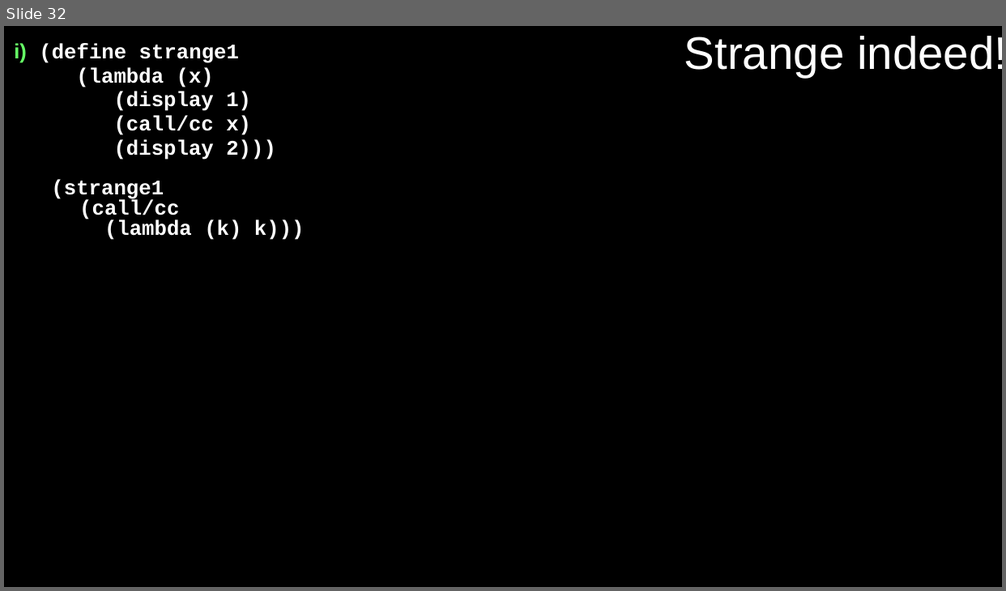
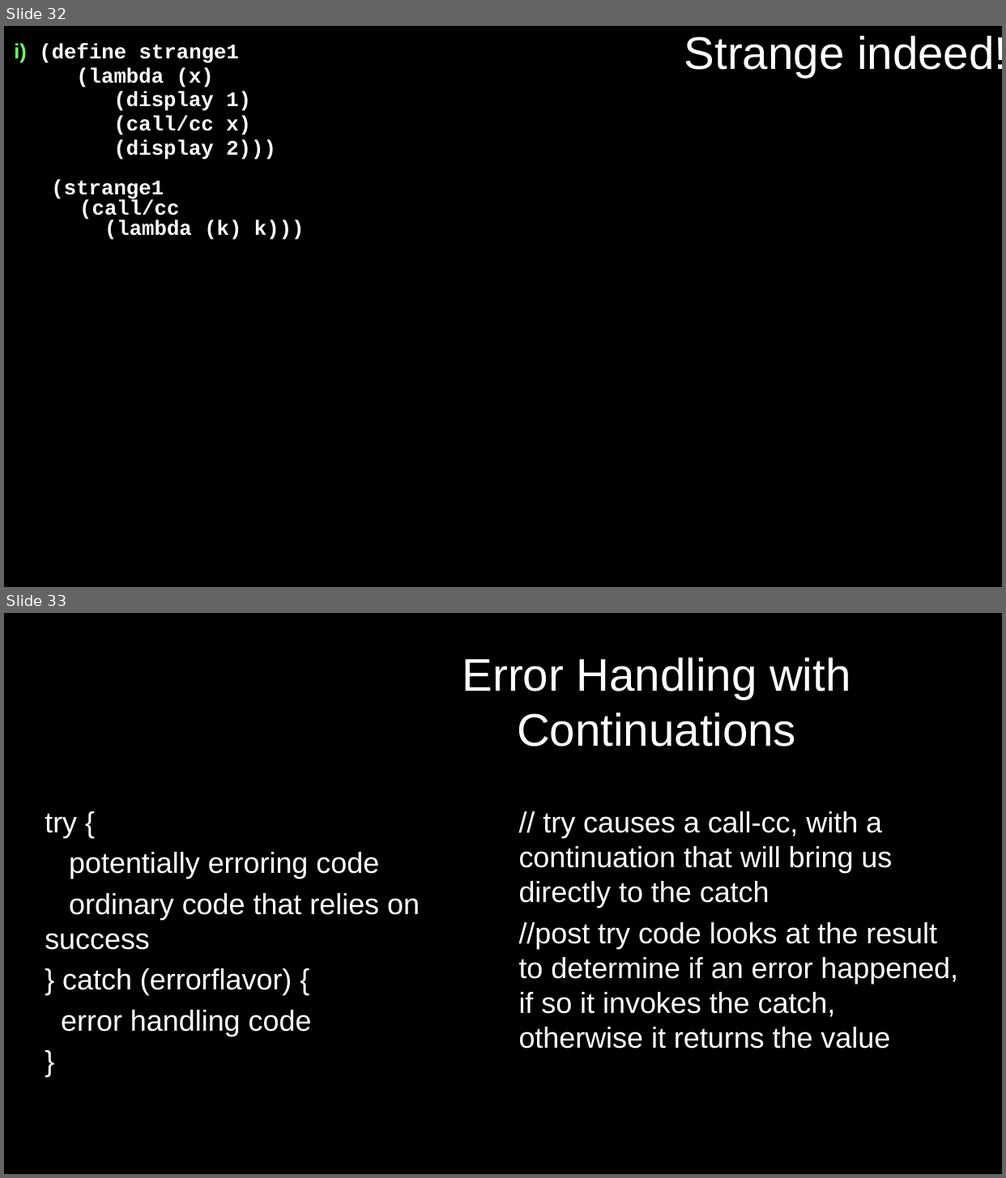
Before and after one commit to RHIT-CSSE/csse304, a slide deck: ClassMaterials/CallCC1/27-29-callcc-intro.pptx. Shown one above the other, each under a label of ours: slide 32 before the commit, slides 32 and 33 after it. The pictures are 1006x591 and 1006x1178 pixels, drawn with LibreOffice and Linux fonts; fonts in the diff are those of the drawing; background and template pictures are left out. Boxes give left, top, right and bottom in pixels: in the first picture for what was removed or moved away, otherwise in the second. Text is boxed around its words. In the diff, an @@ line names an element or a change of style, - is before the commit and + after.

```diff
--- a/ClassMaterials/CallCC1/27-29-callcc-intro.pptx
+++ b/ClassMaterials/CallCC1/27-29-callcc-intro.pptx
@@ slide 33 added at (4, 613, 1002, 1174), background #000000 @@
@@ title added at (462, 658, 850, 747), 44 pt, text #FFFFFF @@
+Error Handling with Continuations
@@ text added at (44, 813, 420, 1037), 28 pt, text #FFFFFF @@
+try {
+potentially erroring code
+ordinary code that relies on success
+} catch (errorflavor) {
+error handling code
+}
@@ text added at (519, 811, 958, 1049), 28 pt, text #FFFFFF @@
+// try causes a call-cc, with a continuation that will bring us directly to the catch
+//post try code looks at the result to determine if an error happened, if so it invokes the catch, otherwise it returns the value
```
Also in this commit, not shown: 1 slide changed, 1 other slide added, 5 other files.
